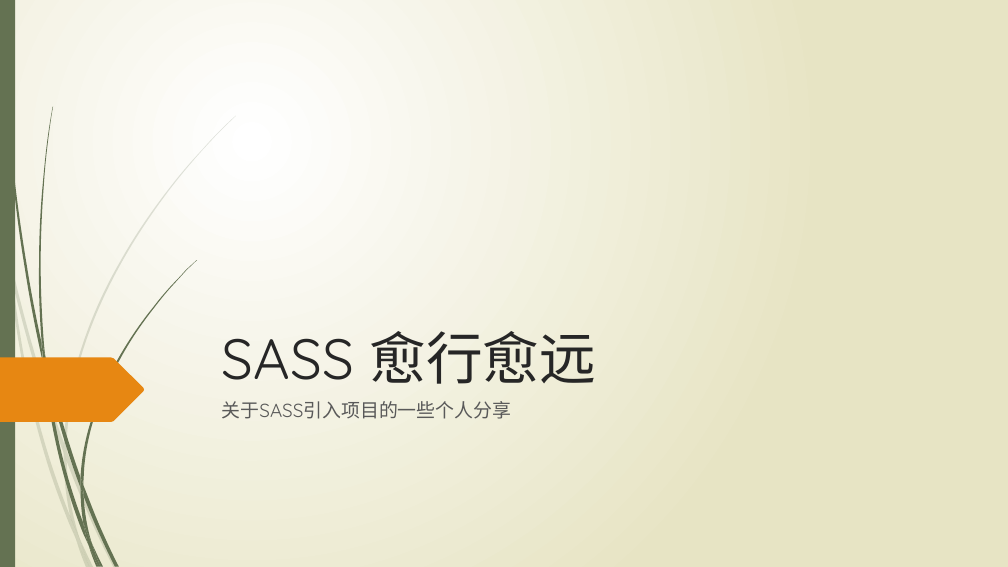
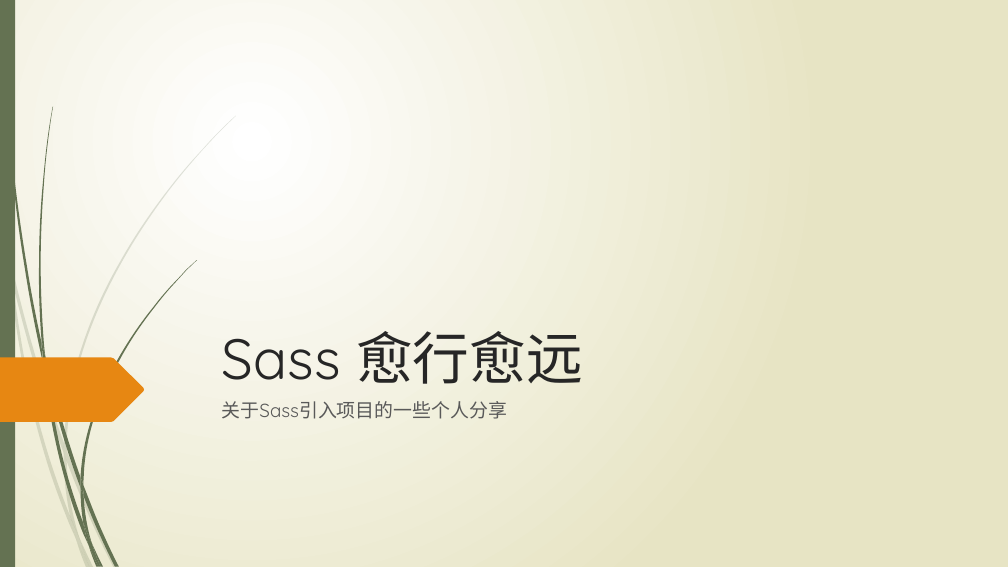
Before and after one commit to wangweihui/sassdemo, a slide deck: slide 1 of SASS愈行愈远.pptx. Drawn at 1008x567 pixels with LibreOffice and Linux fonts; fonts in the diff are those of the drawing. Boxes give left, top, right and bottom in pixels: in the first picture for what was removed or moved away, otherwise in the second. Text is boxed around its words. In the diff, an @@ line names an element or a change of style, - is before the commit and + after.

```diff
--- a/SASS愈行愈远.pptx
+++ b/SASS愈行愈远.pptx
@@ title at bbox=[222, 331, 583, 384]: text changed @@
-SASS 愈行愈远
+Sass 愈行愈远
@@ subtitle at bbox=[222, 401, 507, 419]: text changed @@
-关于SASS引入项目的一些个人分享
+关于Sass引入项目的一些个人分享
```
Also in this commit, not shown: 5 other slides changed, 1 slide added.
